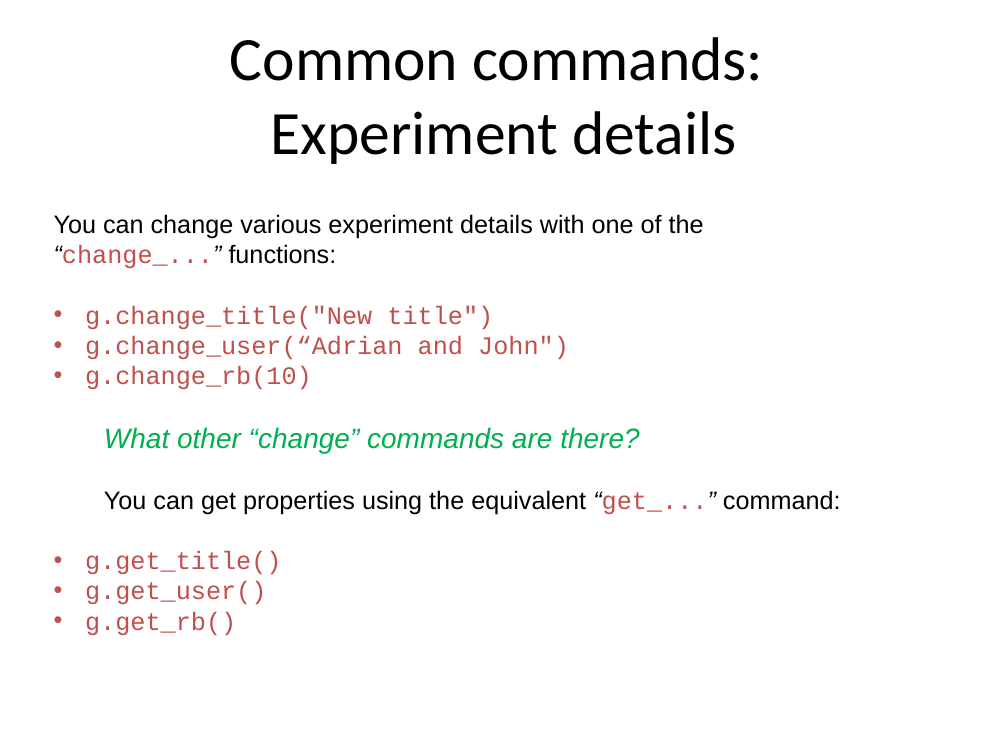
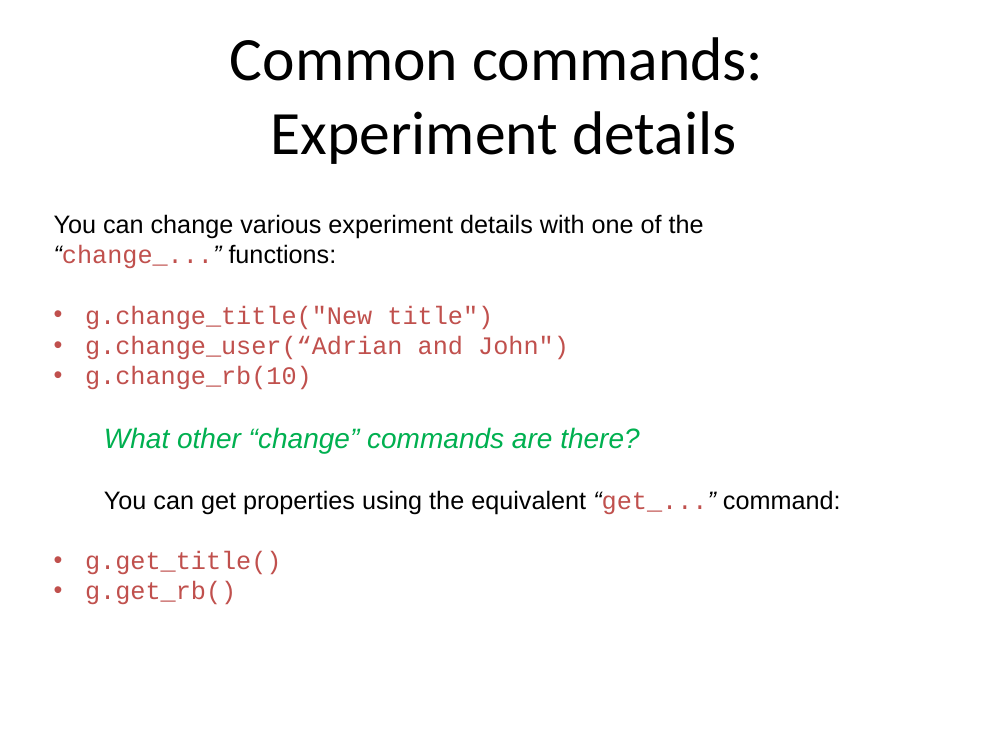
Before and after one commit to ISISComputingGroup/ibex_user_manual, a slide deck: slide 12 of genie_python_and_ibex/genie_python_and_ibex.pptx (slide 15 before the commit). Drawn at 1008x756 pixels with LibreOffice and Linux fonts; fonts in the diff are those of the drawing; background and template pictures are left out. Boxes give left, top, right and bottom in pixels: in the first picture for what was removed or moved away, otherwise in the second. Text is boxed around its words. In the diff, an @@ line names an element or a change of style, - is before the commit and + after.

```diff
--- a/genie_python_and_ibex/genie_python_and_ibex.pptx
+++ b/genie_python_and_ibex/genie_python_and_ibex.pptx
@@ text at <box>85,581,266,605</box>: paragraph removed @@
-• g.get_user()
```
Also in this commit, not shown: 14 other slides changed, 3 slides added, 1 slide removed.
